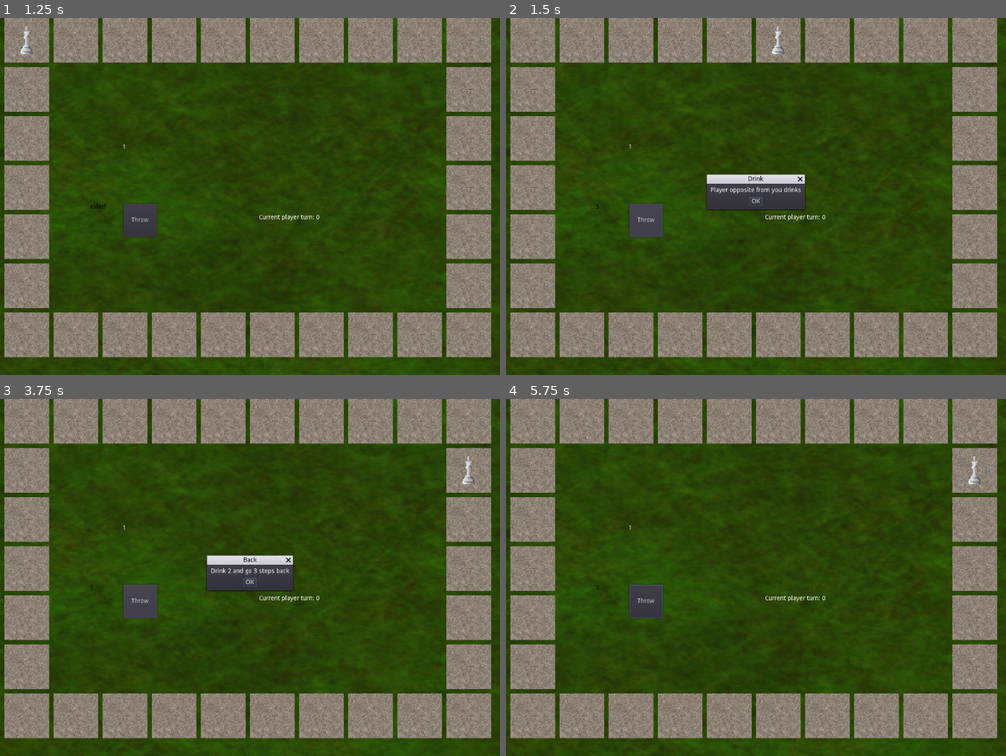
Above: before the commit, frames 1-4 (two rows, left to right).
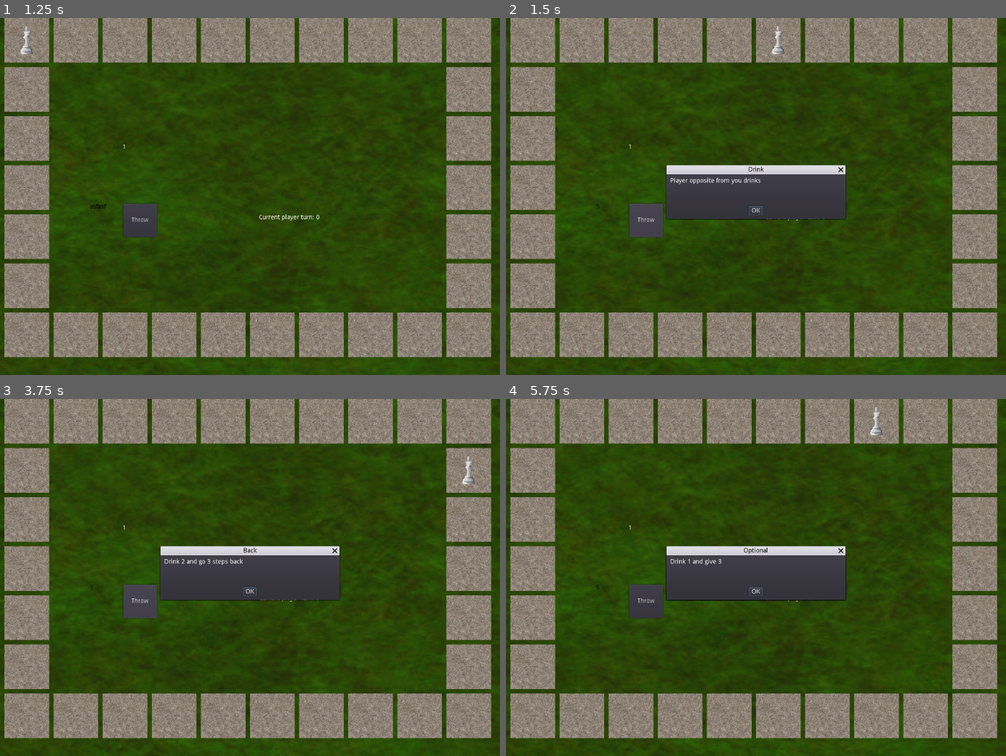
Above: after the commit, the same moments.

Repository: askoki160/angels-of-delta
Game: Godot game, scene res://StartScene.tscn
Two runs of this game, one before a commit and one after it. Both use one fixed random seed, a clock stepped at 60 frames per second and the inputs below.
Inputs:
- Up to frame 1 (1.25 s): click "Start" at 0.5 s
- Up to frame 2 (1.5 s): click "Throw" at 1.25 s
- Up to frame 3 (3.75 s): click "Start" at 2 s; click "Start" at 2.75 s; click "Throw" at 3.5 s
- Up to frame 4 (5.75 s): click "OK" at 4.25 s; click "Start" at 5 s

Frame 1 is identical in both runs. In frame 2, 4.2% of the frame differs, in the area x 32-68%, y 41-57%; in frame 3, 4.4%; in frame 4, 5.8%, in the area x 24-95%, y 2-62%.
Error before the commit: Invalid call. Nonexistent function 'take_turn' in base 'Reference ()'. (res://MainScene.gd:52)

Commit message:
Added every functionality except chance

Diff:
--- a/Global.gd
+++ b/Global.gd
@@ -8,7 +8,10 @@
 var all_field_actions = [
 		[Utils.BaseField.new(tr('Drink one'), tr('Start'))],
 		[Utils.BaseField.new(tr('No one\'s drinking'), tr('Lame'))],
-		[Utils.ChanceField.new(tr('Draw a card'), tr('Chance'))],
+		[
+			Utils.ChanceField.new(tr('Draw a card'), tr('Chance')),
+			Utils.BaseField.new(tr('Drink 1 and give 3'), tr('Optional'))
+		],
 		[Utils.BaseField.new(tr('Drink two with a player opposite from you'), tr('Drink'))],
 		[Utils.BaseField.new(tr('Rock, paper, scissors with the left player'), tr('Play'))],
 		[Utils.BaseField.new(tr('Player opposite from you drinks'), tr('Drink'))],
@@ -38,9 +41,9 @@
 			Utils.BaseField.new(tr('Drink 1 and give 3'), tr('Optional')),
 			Utils.ChanceField.new(tr('Draw a card'), tr('Chance'))
 		],
-		[Utils.ThrowDiceField.new(tr('Throw a dice and drink that many times!'), tr('Drink'))],
+		[Utils.ThrowDiceField.new(tr('Drink how much you have thrown'), tr('Drink'))],
 		[Utils.BaseField.new(tr('Sobering time.'), tr('Lame'))],
-		[Utils.MoveField.new(tr('Go back to your previous place'), tr('Back'), 0)],
+		[Utils.MovePreviousPositionField.new(tr('Go back to your previous place'), tr('Back'))],
 		[Utils.BaseField.new(tr('Drink 2 with player closest to start. This applies in both directions.'), tr('Drink'))],
 		[Utils.MoveStartField.new(tr('Back to beginning'), tr('Start'))],
 		[Utils.BaseField.new(tr('Two players closest to start drink!'), tr('Drink'))],
--- a/MainScene.gd
+++ b/MainScene.gd
@@ -33,29 +33,39 @@
 	dialog.window_title = title
 	dialog.connect('modal_closed', dialog, 'queue_free')
 	add_child(dialog)
-	dialog.popup_centered()
+	dialog.popup_centered_minsize(Vector2(400, 100))
 
 func _on_end_turn():
 	var field_actions = all_field_actions[self.current_player.pos_index]
 	var end_turn = true
 
 	for action in field_actions:
-		print("actions ")
-		print( action.get_id())
 		match action.get_id():
 			'BaseField':
-				print("base")
-				print(action.message)
-				alert(action.message, action.title)
+				alert(action.title, action.message)
 			'MoveField':
-				alert(action.message, action.title)
-				state.take_turn(action.move_number)
+				alert(action.title, action.message)
+				yield(get_tree().create_timer(2), "timeout")
+				self.current_player.take_turn(action.move_number)
 			'PlayAgainField':
-				alert(action.message, action.title)
+				alert(action.title, action.message)
 				end_turn = false
+			'MovePreviousPositionField':
+				alert(action.title, action.message)
+				yield(get_tree().create_timer(2), "timeout")
+				var last_thrown = self.current_player.last_dice_thrown_number
+				self.current_player.take_turn(-last_thrown)
 			'MoveStartField':
-				alert(action.message, action.title)
+				alert(action.title, action.message)
 				self.current_player.set_position(0)
+			'ThrowDiceField':
+				var thrown = self.current_player.last_dice_thrown_number
+				var complete_message = action.message + tr(" That is in your case: ") + str(thrown)
+				alert(action.title, complete_message)
 	if end_turn:
 		state._next_player()
 	$CurrentPlayerTurn.text = "Current player turn: " + str(state.get_current_index())
+
+	if end_turn:
+		state._next_player()
+	$CurrentPlayerTurn.text = "Current player turn: " + str(state.get_current_index())
--- a/Utils.gd
+++ b/Utils.gd
@@ -28,7 +28,7 @@
 	var title: String
 	var message: String
 
-	func _init(_title, _message):
+	func _init(_message, _title):
 		self.title = _title
 		self.message = _message
 
@@ -39,8 +39,17 @@
 	var move_number: int
 	export var MoveFieldID: String = 'MoveField'
 
-	func _init(title, message, _move_number).(title, message):
+	func _init(_message, _title, _move_number).(_message, _title):
 		self.move_number = _move_number
+
+	func get_id():
+		return MoveFieldID
+
+class MovePreviousPositionField extends BaseField:
+	export var MoveFieldID: String = 'MovePreviousPositionField'
+
+	func _init(_message, _title).(_message, _title):
+		pass
 
 	func get_id():
 		return MoveFieldID
@@ -49,27 +58,25 @@
 	var move_number: int = 0
 	export var MoveStartFieldID: String = 'MoveStartField'
 
-	func _init(title, message).(title, message):
+	func _init(_message, _title).(_message, _title):
 		pass
 
 	func get_id():
 		return MoveStartFieldID
 
 class ThrowDiceField extends BaseField:
-	# TODO: implement logic for this
 	export var ThrowDiceFieldID: String = 'ThrowDiceField'
 
-	func _init(title, message).(title, message):
+	func _init(_message, _title).(_message, _title):
 		pass
 
 	func get_id():
 		return ThrowDiceFieldID
 
 class PlayAgainField extends BaseField:
-	# TODO: implement logic for this
 	export var PlayAgainFieldID: String = 'PlayAgainField'
 
-	func _init(title, message).(title, message):
+	func _init(_message, _title).(_message, _title):
 		pass
 
 	func get_id():
@@ -79,7 +86,7 @@
 	# TODO: implement random draw of chance from the pile
 	export var ChanceFieldID: String = 'ChanceField'
 
-	func _init(title, message).(title, message):
+	func _init(_message, _title).(_message, _title):
 		pass
 
 	func get_id():
